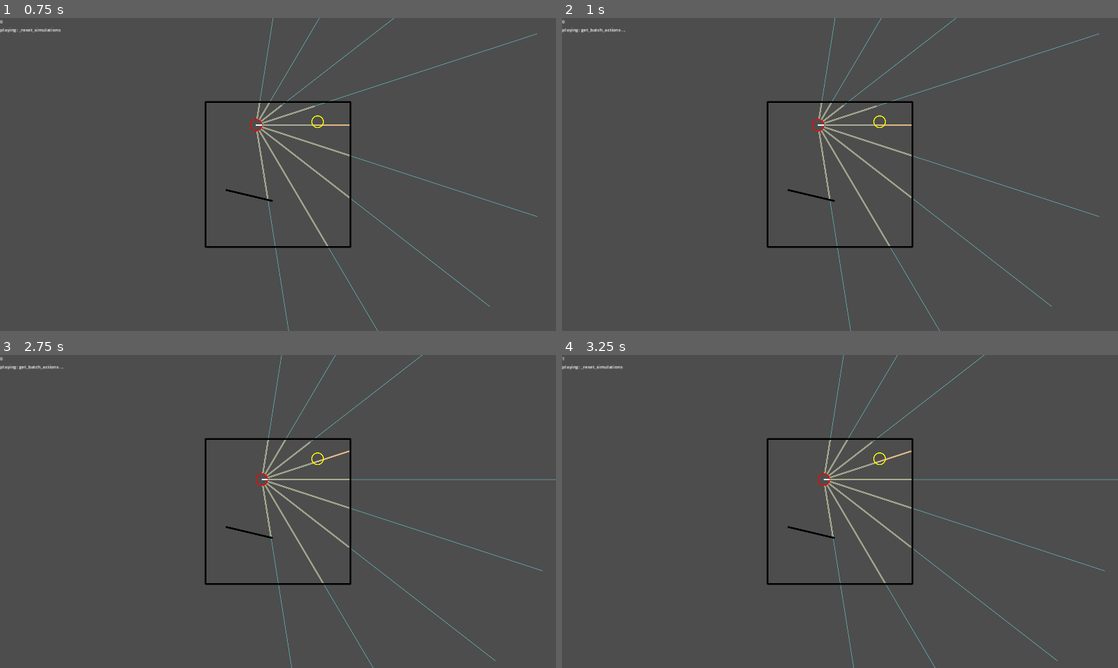
Above: before the commit, frames 1-4 (two rows, left to right).
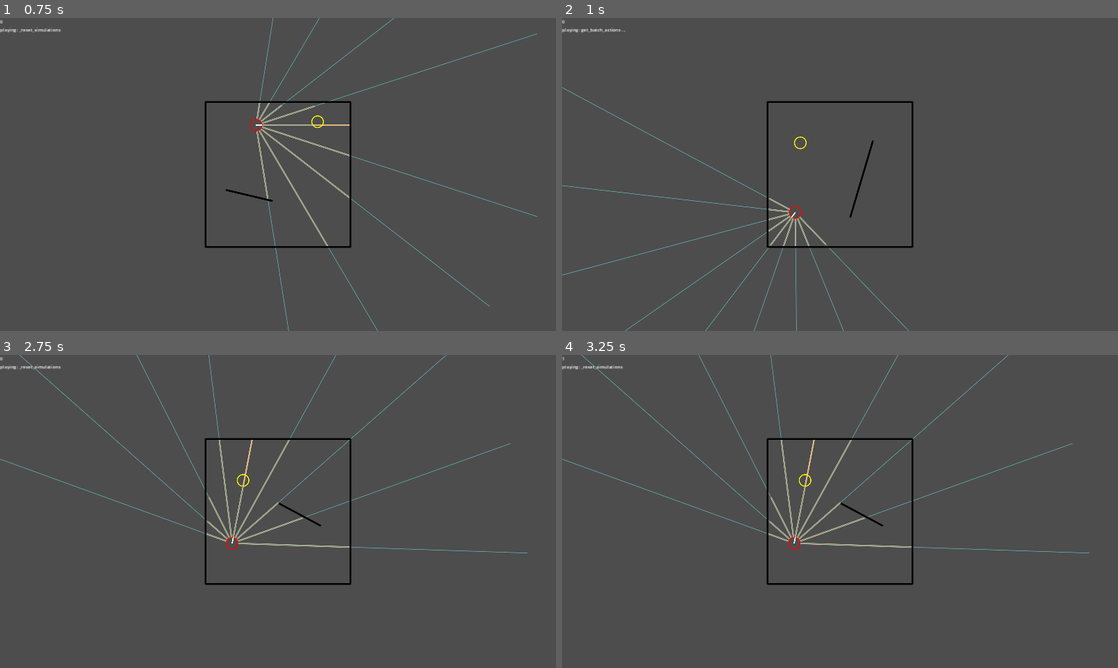
Above: after the commit, the same moments.

Repository: stokatyan/godot-ai
Game: Godot game, scene res://FindCoinGame/FCGEnv.tscn
The game is run twice, just before and just after one commit, with the same random seed, the same clock (stepped at 60 frames per second) and the same inputs.
Inputs:
- Up to frame 1 (0.75 s): tap Enter at 0.5 s; hold D from 0.53 s (still down); hold Enter from 0.53 s (still down)
- Up to frame 2 (1 s): keep holding D; keep holding Enter
- Up to frame 3 (2.75 s): release D at 1.28 s; release Enter at 1.28 s; hold S 1.28-2.03 s; tap 1 at 1.35 s; tap Space at 2 s; hold D from 2.03 s (still down); tap 2 at 2.1 s
- Up to frame 4 (3.25 s): release D at 2.78 s; hold Up from 2.78 s (still down); tap 3 at 2.85 s

Frame 1 is identical in both runs. In frame 2, 2.2% of the frame differs, in the area x 0-97%, y 0-100%; in frame 3, 2.6%, in the area x 0-100%, y 0-100%; in frame 4, 2.6%.
Error in both runs: Cannot call method 'poll' on a null value. (res://AI/AIServerTCP.gd:40)

Commit message:
increase batch size and sim count

Diff:
--- a/godot-ai-client/AI/AIRunner.gd
+++ b/godot-ai-client/AI/AIRunner.gd
@@ -184,12 +184,6 @@
 	env_delegate.update_status(_loop_train_count, "training")
 	_response = await _ai_tcp.train(env_delegate.get_train_steps(), true, true)
 
-	var average_reward = 0.0
-	for replay in replays:
-		average_reward += replay.reward
-	average_reward /= float(replays.size())
-
-	print("Average Reward: " + str(average_reward))
 	_loop_train_count += 1
 
 	_is_loop_training = false
--- a/godot-ai-client/FindCoinGame/FCGEnv.gd
+++ b/godot-ai-client/FindCoinGame/FCGEnv.gd
@@ -53,7 +53,7 @@
 	return FCGSimulation.new() as FCGSimulation
 
 func get_simulation_count() -> int:
-	return 15
+	return 50
 
 func get_steps_in_round() -> int:
 	return 40
@@ -66,7 +66,7 @@
 	return 2
 
 func get_batch_size() -> int:
-	return 256
+	return 500
 
 func get_num_actor_layers() -> int:
 	return 3
